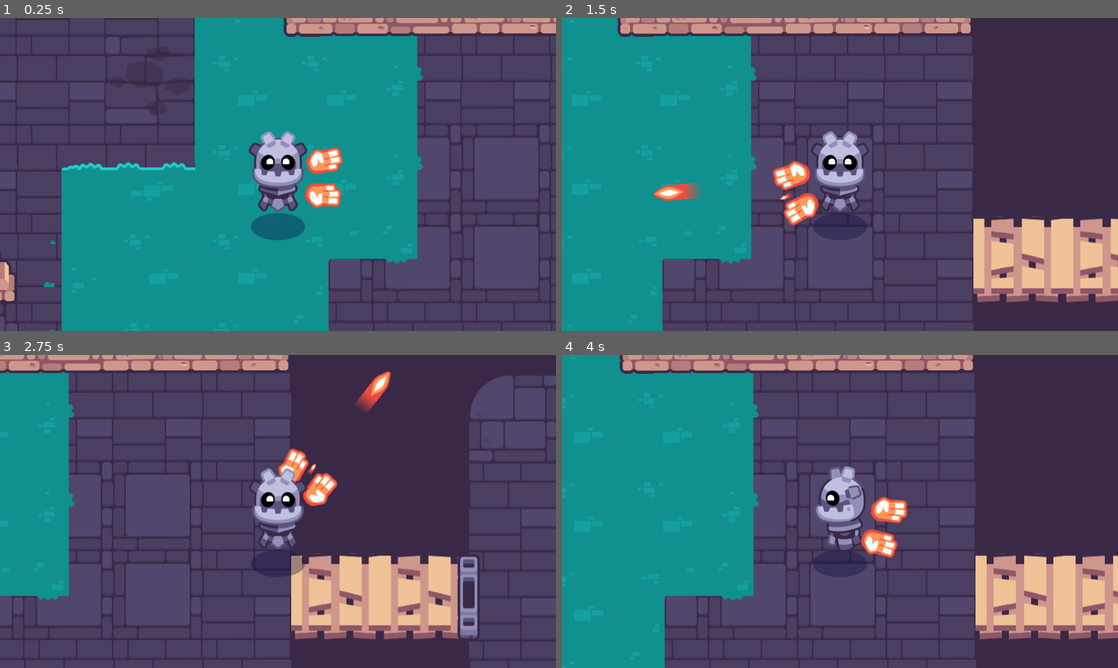
Above: before the commit, frames 1-4 (two rows, left to right).
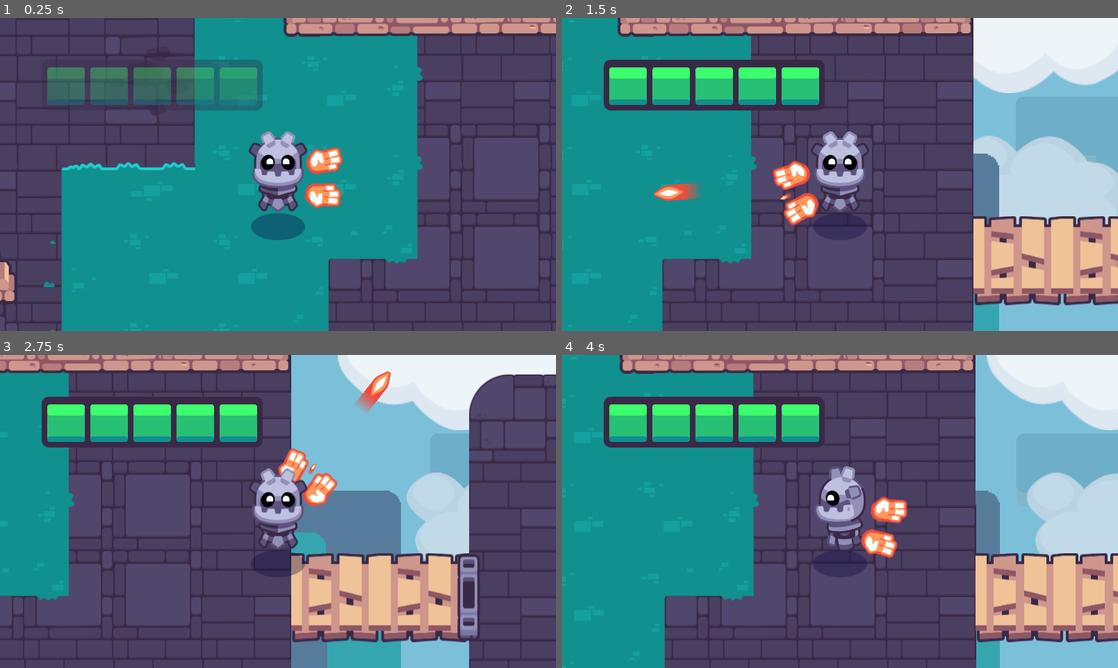
Above: after the commit, the same moments.

Repository: Tonykuang1028/2d-GameDev-Course
Game: Godot game, scene res://start.tscn
Two runs of this game, one before a commit and one after it. Both use one fixed random seed, a clock stepped at 60 frames per second and the inputs below. This scene is started directly instead of the project's main scene. Sound files missing from this copy of the repository are replaced by a short silence.
Inputs (mouse positions are in pixels of both pictures, inside the frame that each line leads up to):
- Up to frame 1 (0.25 s): no input
- Up to frame 2 (1.5 s): tap Enter at 0.5 s; move the mouse to (962, 158) at 0.52 s; hold D (move_right) 0.53-1.25 s; hold Mouse wheel down (cycle_weapon_down) 0.53-1.25 s; click (962, 158) at 0.67 s; drag from (728, 190) to (812, 237) at 1.27 s
- Up to frame 3 (2.75 s): move the mouse to (333, 442) at 2.02 s; press the mouse at (333, 442) at 2.03 s; hold D (move_right) from 2.03 s (still down)
- Up to frame 4 (4 s): release D (move_right) at 2.75 s; release the mouse at (895, 442) at 2.75 s; drag from (812, 574) to (951, 373) at 2.77 s; move the mouse to (1006, 558) at 3.52 s; hold A (move_left) from 3.53 s (still down); hold Mouse wheel up (cycle_weapon_up) from 3.53 s (still down)

The runs differ from the first frame. In frame 1, 4.7% of the frame differs, in the area x 8-48%, y 13-30%; in frame 2, 25%; in frame 3, 29%, in the area x 7-100%, y 0-100%; in frame 4, 24%.

Commit message:
102c: add a sky and a health bar

Diff:
--- a/02.getting-to-know-godot/completed_project.tscn
+++ b/02.getting-to-know-godot/completed_project.tscn
@@ -10,7 +10,7 @@
 [ext_resource type="PackedScene" uid="uid://dw1qted83s8gw" path="res://pickups/weapon_pickup.tscn" id="6_w1fjs"]
 [ext_resource type="PackedScene" uid="uid://cq0mmphkbrvmm" path="res://levels/rooms/room_c.tscn" id="7_g7cph"]
 [ext_resource type="PackedScene" path="res://pickups/health_pickup.tscn" id="7_uk5d2"]
-[ext_resource type="PackedScene" uid="uid://wdey00p3syru" path="res://levels/background/background_blue_sky.tscn" id="11_7e8yr"]
+[ext_resource type="PackedScene" uid="uid://wdey00p3syru" path="res://assets/background_blue_sky.tscn" id="11_7e8yr"]
 
 [sub_resource type="TileSetAtlasSource" id="TileSetAtlasSource_po4yl"]
 texture = ExtResource("2_lrrw3")
--- a/02.getting-to-know-godot/start.tscn
+++ b/02.getting-to-know-godot/start.tscn
@@ -7,6 +7,8 @@
 [ext_resource type="PackedScene" uid="uid://cu2rb5dl4ljte" path="res://levels/rooms/room_a.tscn" id="5_jd0jh"]
 [ext_resource type="PackedScene" uid="uid://dgayuh42w4v6u" path="res://levels/rooms/room_b.tscn" id="6_fooyc"]
 [ext_resource type="PackedScene" uid="uid://cq0mmphkbrvmm" path="res://levels/rooms/room_c.tscn" id="7_ct28x"]
+[ext_resource type="PackedScene" uid="uid://wdey00p3syru" path="res://assets/background_blue_sky.tscn" id="8_jf5tb"]
+[ext_resource type="PackedScene" uid="uid://cce7r30dfjm4r" path="res://interface/bars/ui_health_bar.tscn" id="9_il2o8"]
 
 [node name="Start" type="Node2D"]
 script = ExtResource("2")
@@ -36,3 +38,13 @@
 
 [node name="RoomC" parent="." instance=ExtResource("7_ct28x")]
 position = Vector2(512, 640)
+
+[node name="BackgroundBlueSky" parent="." instance=ExtResource("8_jf5tb")]
+
+[node name="CanvasLayer" type="CanvasLayer" parent="."]
+
+[node name="UIHealthBar" parent="CanvasLayer" instance=ExtResource("9_il2o8")]
+offset_left = 60.0
+offset_top = 60.0
+offset_right = 378.0
+offset_bottom = 132.725
--- a/02.getting-to-know-godot/tours/102_assemble_your_first_game/04_connect_healthbar_to_player/start.tscn
+++ b/02.getting-to-know-godot/tours/102_assemble_your_first_game/04_connect_healthbar_to_player/start.tscn
@@ -4,10 +4,10 @@
 [ext_resource type="TileSet" uid="uid://crkgfdw1y80hc" path="res://levels/rooms/tileset_bridges.tres" id="2_uwinj"]
 [ext_resource type="TileSet" uid="uid://cqb2wtrubw0n6" path="res://levels/rooms/tileset_invisible_walls.tres" id="3_yvgb3"]
 [ext_resource type="PackedScene" uid="uid://dds7yrrx56gcy" path="res://player/player.tscn" id="4_kfn8e"]
-[ext_resource type="PackedScene" uid="uid://dq3p4x4do28l6" path="res://levels/rooms/room_a.tscn" id="5_s7lkx"]
+[ext_resource type="PackedScene" uid="uid://cu2rb5dl4ljte" path="res://levels/rooms/room_a.tscn" id="5_s7lkx"]
 [ext_resource type="PackedScene" uid="uid://dgayuh42w4v6u" path="res://levels/rooms/room_b.tscn" id="6_xjlll"]
 [ext_resource type="PackedScene" uid="uid://cq0mmphkbrvmm" path="res://levels/rooms/room_c.tscn" id="7_27hy6"]
-[ext_resource type="PackedScene" uid="uid://wdey00p3syru" path="res://levels/background/background_blue_sky.tscn" id="8_my4yf"]
+[ext_resource type="PackedScene" uid="uid://wdey00p3syru" path="res://assets/background_blue_sky.tscn" id="8_my4yf"]
 [ext_resource type="PackedScene" uid="uid://cce7r30dfjm4r" path="res://interface/bars/ui_health_bar.tscn" id="9_n4gnh"]
 
 [node name="Start" type="Node2D"]
--- a/02.getting-to-know-godot/tours/102_assemble_your_first_game/05_add_chest_that_spawns_pickups/start.tscn
+++ b/02.getting-to-know-godot/tours/102_assemble_your_first_game/05_add_chest_that_spawns_pickups/start.tscn
@@ -4,10 +4,10 @@
 [ext_resource type="TileSet" uid="uid://crkgfdw1y80hc" path="res://levels/rooms/tileset_bridges.tres" id="2_xlg80"]
 [ext_resource type="TileSet" uid="uid://cqb2wtrubw0n6" path="res://levels/rooms/tileset_invisible_walls.tres" id="3_0hggd"]
 [ext_resource type="PackedScene" uid="uid://dds7yrrx56gcy" path="res://player/player.tscn" id="4_0li5k"]
-[ext_resource type="PackedScene" uid="uid://dq3p4x4do28l6" path="res://levels/rooms/room_a.tscn" id="5_umdqa"]
+[ext_resource type="PackedScene" uid="uid://cu2rb5dl4ljte" path="res://levels/rooms/room_a.tscn" id="5_umdqa"]
 [ext_resource type="PackedScene" uid="uid://dgayuh42w4v6u" path="res://levels/rooms/room_b.tscn" id="6_kxvpa"]
 [ext_resource type="PackedScene" uid="uid://cq0mmphkbrvmm" path="res://levels/rooms/room_c.tscn" id="7_6kk7u"]
-[ext_resource type="PackedScene" uid="uid://wdey00p3syru" path="res://levels/background/background_blue_sky.tscn" id="8_sgwbi"]
+[ext_resource type="PackedScene" uid="uid://wdey00p3syru" path="res://assets/background_blue_sky.tscn" id="8_sgwbi"]
 [ext_resource type="PackedScene" uid="uid://cce7r30dfjm4r" path="res://interface/bars/ui_health_bar.tscn" id="9_dae58"]
 
 [node name="Start" type="Node2D"]
Renamed: 02.getting-to-know-godot/levels/background/background_blue_sky.tscn -> 02.getting-to-know-godot/assets/background_blue_sky.tscn
Not shown: 1 places in 02.getting-to-know-godot/start.tscn that only renumber resources
Not shown, changed: 02.getting-to-know-godot/godot_tours.log
Not shown, removed: 02.getting-to-know-godot/godot_tours.log-gEgbz4
Not shown, added: 02.getting-to-know-godot/godot_tours.log-yUrD7g
